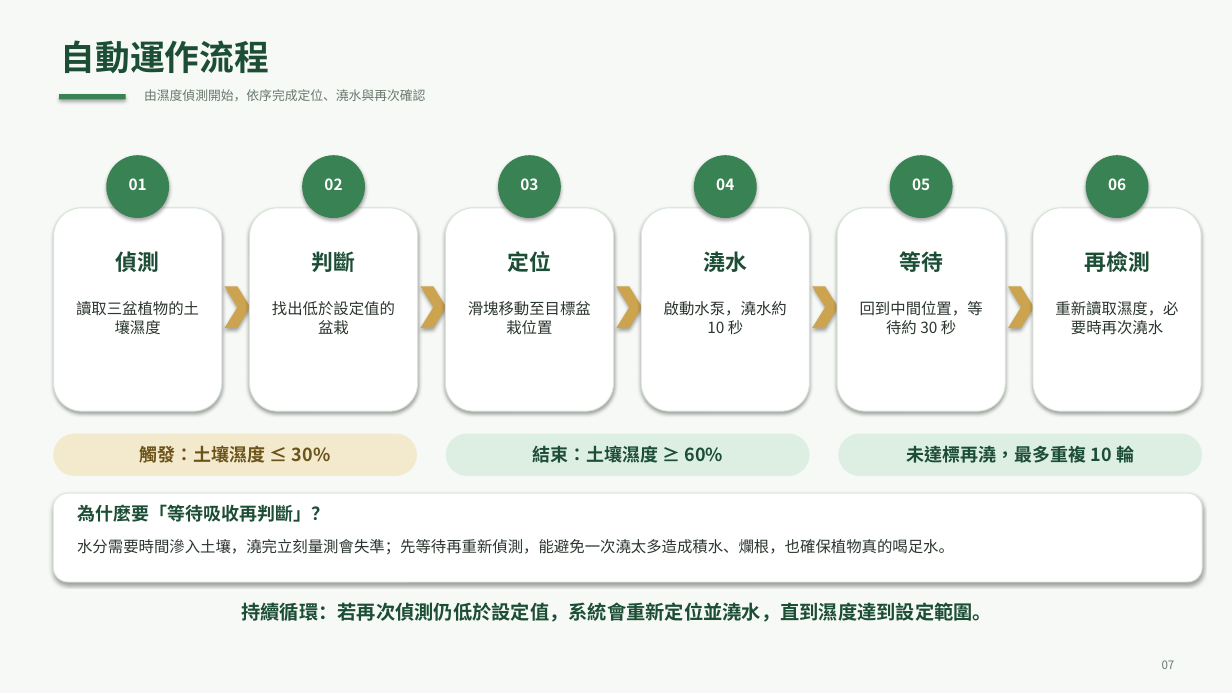
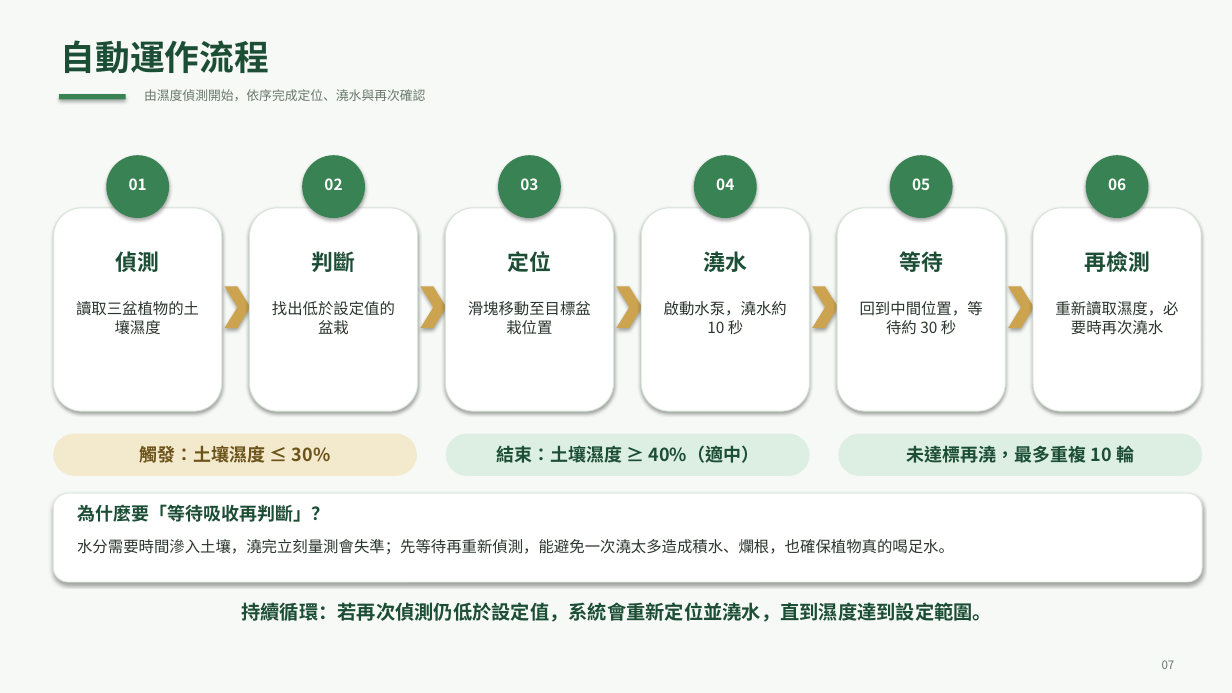
Before and after one commit to Thoomastvlife/smart-watering-site, a slide deck: slide 7 of green-spread.pptx. Drawn at 1232x693 pixels with LibreOffice and Linux fonts; fonts in the diff are those of the drawing. Boxes give left, top, right and bottom in pixels: in the first picture for what was removed or moved away, otherwise in the second. Text is boxed around its words. In the diff, an @@ line names an element or a change of style, - is before the commit and + after.

```diff
--- a/green-spread.pptx
+++ b/green-spread.pptx
@@ text in rounded rectangle at (x1=496, y1=445, x2=760, y2=463): text changed @@
-結束：土壤濕度 ≥ 60%
+結束：土壤濕度 ≥ 40%（適中）
```
Also in this commit, not shown: 1 other file.
